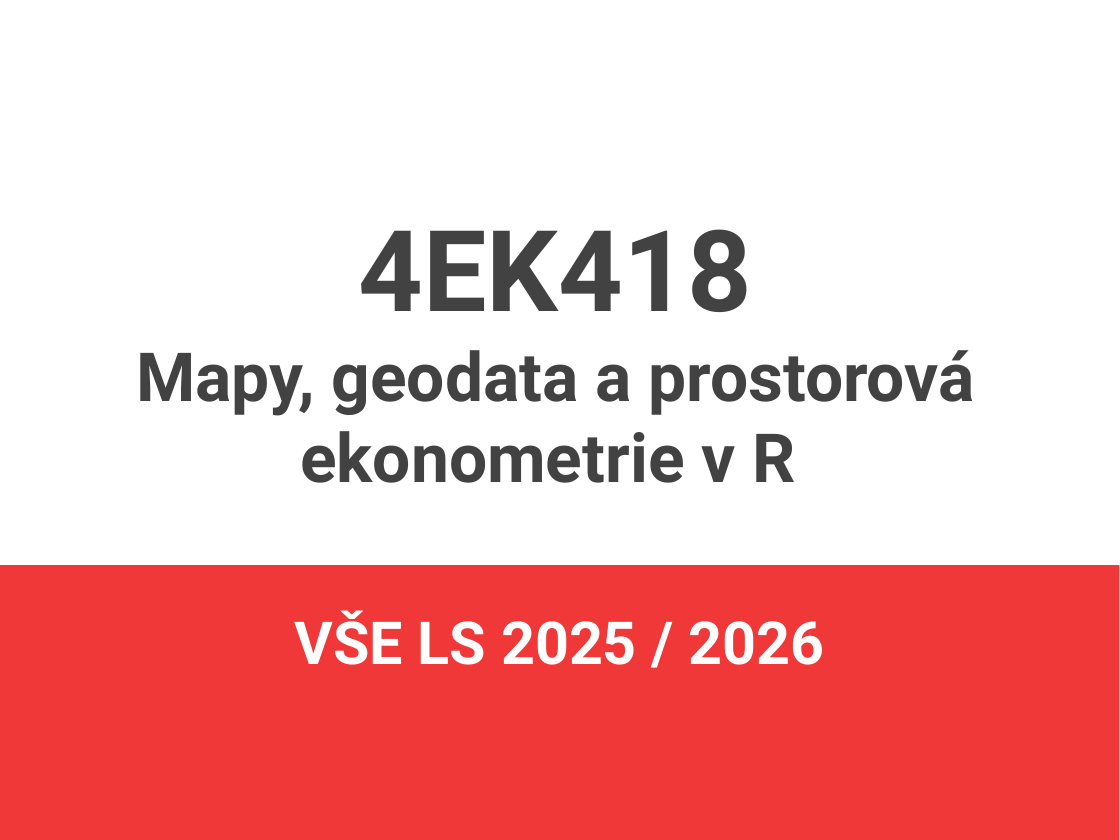
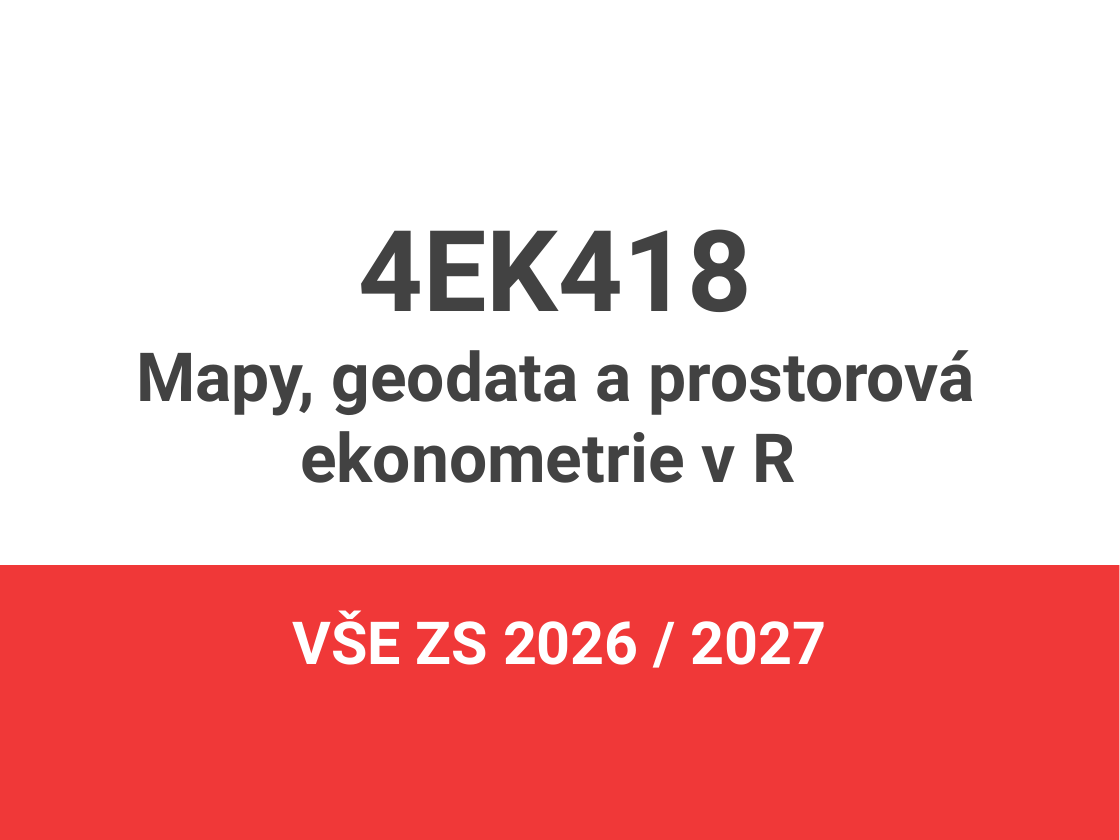
Before and after one commit to jlacko/4EK418, a slide deck: slide 1 of prez/0 - intro 4EK418.odp. Drawn at 1120x840 pixels with LibreOffice and Linux fonts; fonts in the diff are those of the drawing. Boxes give left, top, right and bottom in pixels: in the first picture for what was removed or moved away, otherwise in the second. Text is boxed around its words. In the diff, an @@ line names an element or a change of style, - is before the commit and + after.

```diff
--- a/prez/0 - intro 4EK418.odp
+++ b/prez/0 - intro 4EK418.odp
@@ subtitle at [293, 610, 827, 665]: text changed @@
-VŠE LS 2025 / 2026
+VŠE ZS 2026 / 2027
```
Also in this commit, not shown: 1 other file.
